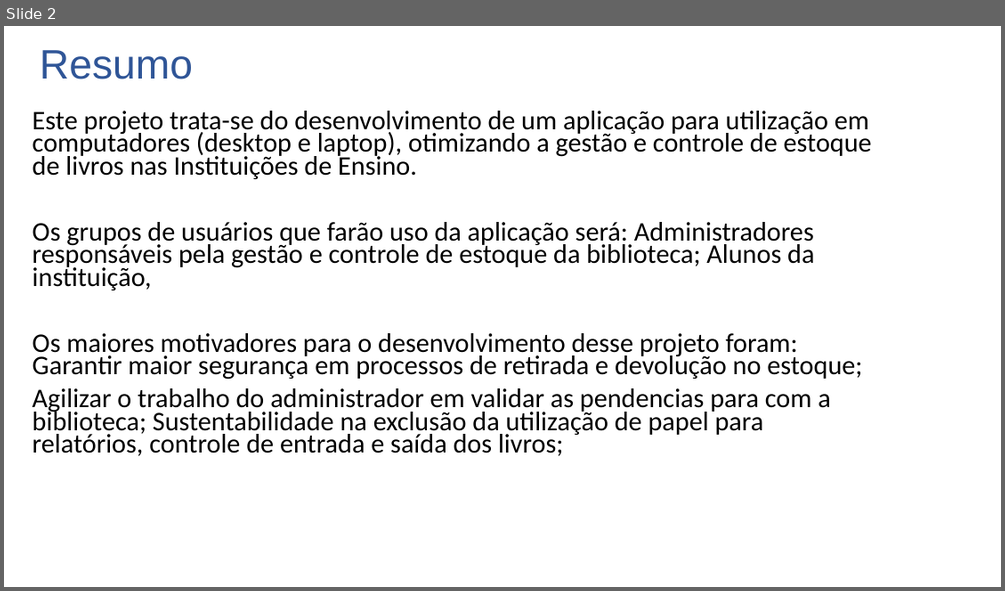
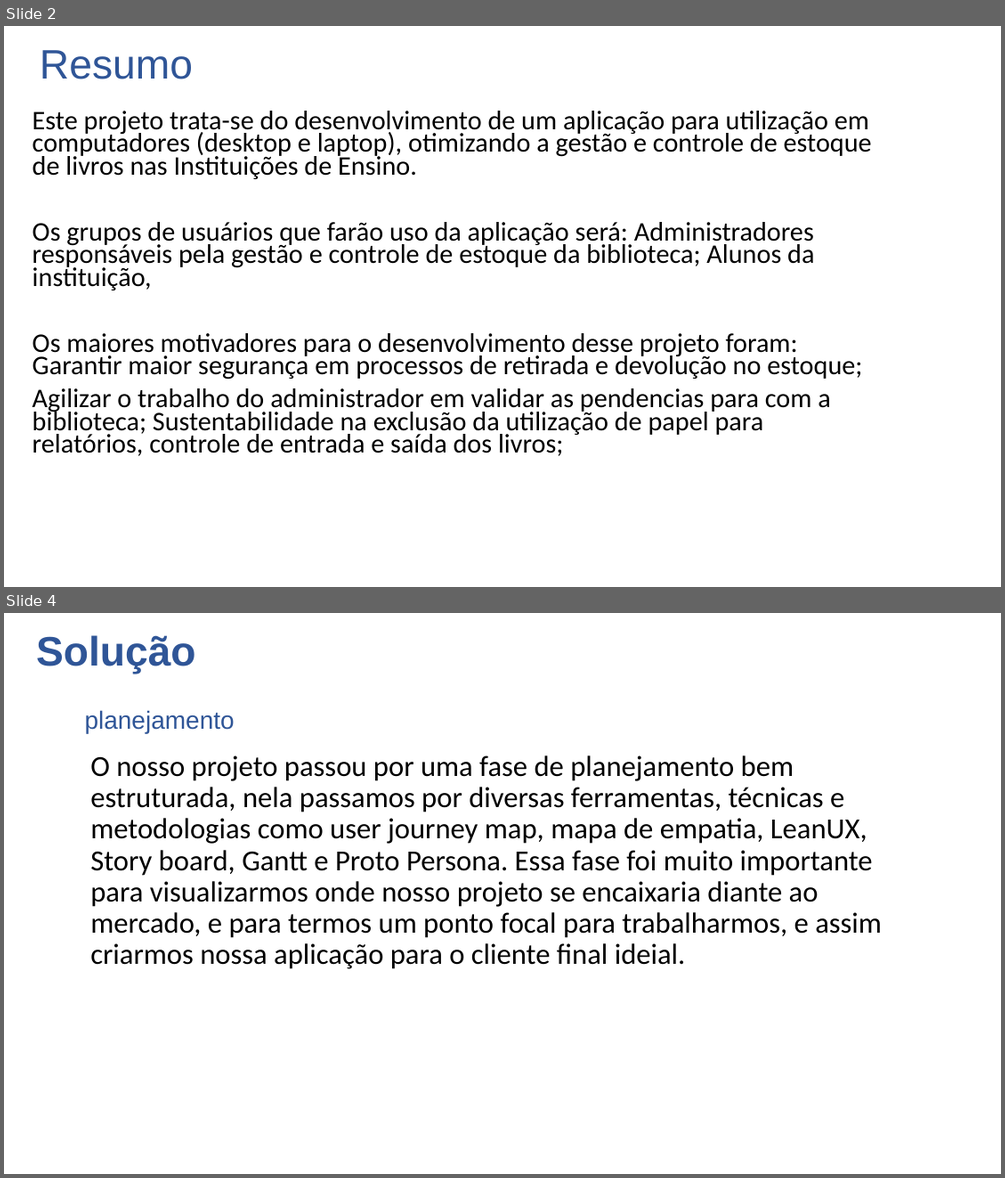
Before and after one commit to Luis-Silva80/grupo05-adsa, a slide deck: Documentação/PesquisaInovacao/WhitePaper.pptx. Shown one above the other, each under a label of ours: slide 2 before the commit, slides 2 and 4 after it; the slides between them are not shown. The pictures are 1005x591 and 1005x1178 pixels, drawn with LibreOffice and Linux fonts; fonts in the diff are those of the drawing. Boxes give left, top, right and bottom in pixels: in the first picture for what was removed or moved away, otherwise in the second. Text is boxed around its words. In the diff, an @@ line names an element or a change of style, - is before the commit and + after.

```diff
--- a/Documentação/PesquisaInovacao/WhitePaper.pptx
+++ b/Documentação/PesquisaInovacao/WhitePaper.pptx
@@ slide 4 added at (4, 613, 1001, 1174), background #FFFFFF @@
@@ text added at (36, 635, 195, 674), 39.6 pt, text #2F5597, bold @@
+Solução
@@ title added at (85, 710, 235, 733), 24 pt, text #2F5597 @@
+planejamento
@@ text added at (90, 755, 882, 969), 28 pt, text #000000 @@
+O nosso projeto passou por uma fase de planejamento bem estruturada, nela passamos por diversas ferramentas, técnicas e metodologias como user journey map, mapa de empatia, LeanUX, Story board, Gantt e Proto Persona. Essa fase foi muito importante para visualizarmos onde nosso projeto se encaixaria diante ao mercado, e para termos um ponto focal para trabalharmos, e assim criarmos nossa aplicação para o cliente final ideial.
```
Also in this commit, not shown: 1 slide changed.
